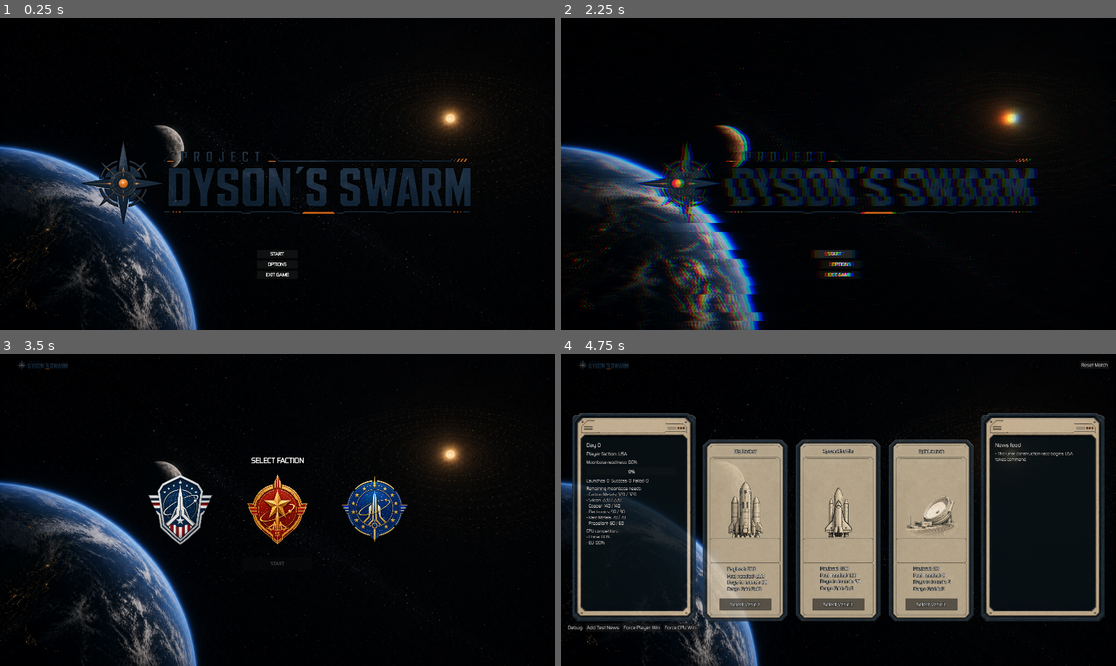
Above: before the commit, frames 1-4 (two rows, left to right).
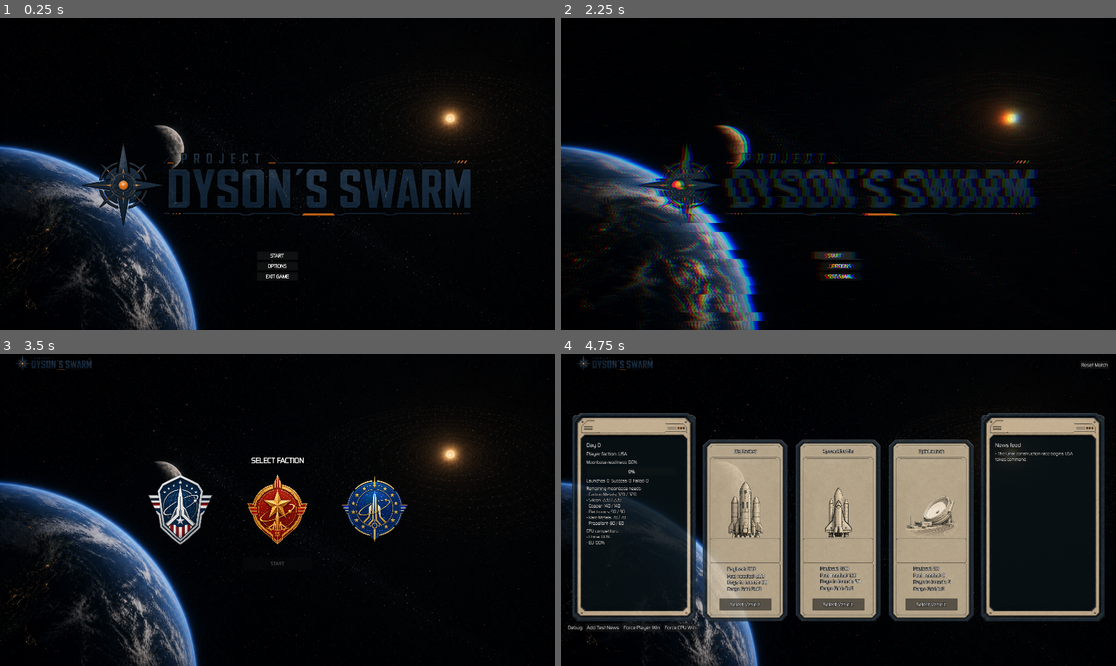
Above: after the commit, the same moments.

Repository: Geopardi00/ProjectDysonSwarm
Game: Godot game, scene res://scenes/main/Main.tscn
Two runs of this game, one before a commit and one after it. Both use one fixed random seed, a clock stepped at 60 frames per second and the inputs below. Video files are missing from this copy of the repository; at most half a second of black plays in their place. Sound files missing from this copy of the repository are replaced by a short silence.
Inputs (mouse positions are in pixels of both pictures, inside the frame that each line leads up to):
- Up to frame 1 (0.25 s): no input
- Up to frame 2 (2.25 s): click "OPTIONS" at 0.5 s; click "BACK" at 1.25 s; click "START" at 2 s
- Up to frame 3 (3.5 s): click "START" at 2.75 s
- Up to frame 4 (4.75 s): click (738, 510) at 3.52 s; click "START" at 4.25 s

The runs differ from the first frame. In frame 1, 2.2% of the frame differs, in the area x 14-85%, y 39-84%; in frame 2, 3.3%, in the area x 13-86%, y 39-84%; in frame 3, 0.2%; in frame 4, 0.2%.

Commit message:
Expose corner logo layout controls

Diff:
--- a/scenes/main/Main.gd
+++ b/scenes/main/Main.gd
@@ -13,7 +13,6 @@
 const SETTINGS_SAVE_DELAY := 0.25
 
 const SHOW_DEBUG_ACTIONS := true
-const CORNER_LOGO_SIZE := Vector2(272, 62.5)
 const LAUNCH_RESULT_MARGIN_TOP := 112
 const LAUNCH_RESULT_BUTTON_WIDTH := 220
 const LAUNCH_RESULT_BUTTON_HEIGHT := 44
@@ -64,6 +63,24 @@
 @export_range(0.0, 2.0, 0.05, "suffix:s") var opening_glitch_duration := 0.4
 @export_range(0.0, 15.0, 0.05, "suffix:s") var cutscene_explosion_time := 2.0
 
+@export_category("Corner Logo Layout")
+@export_range(-500.0, 1920.0, 1.0, "suffix:px") var corner_logo_x := 10.0:
+	set(value):
+		corner_logo_x = value
+		_update_corner_logo_layout()
+@export_range(-500.0, 1080.0, 1.0, "suffix:px") var corner_logo_y := 7.0:
+	set(value):
+		corner_logo_y = value
+		_update_corner_logo_layout()
+@export_range(20.0, 1000.0, 1.0, "suffix:px") var corner_logo_width := 272.0:
+	set(value):
+		corner_logo_width = value
+		_update_corner_logo_layout()
+@export_range(10.0, 500.0, 0.5, "suffix:px") var corner_logo_height := 62.5:
+	set(value):
+		corner_logo_height = value
+		_update_corner_logo_layout()
+
 @onready var root_margin: MarginContainer = $RootMargin
 @onready var cargo_loading_screen: Control = %CargoLoadingScreen
 
@@ -823,17 +840,23 @@
 		return
 	corner_logo = TextureRect.new()
 	corner_logo.name = "CornerLogo"
-	corner_logo.custom_minimum_size = CORNER_LOGO_SIZE
-	corner_logo.offset_left = 10.0
-	corner_logo.offset_top = 7.0
-	corner_logo.offset_right = corner_logo.offset_left + CORNER_LOGO_SIZE.x
-	corner_logo.offset_bottom = corner_logo.offset_top + CORNER_LOGO_SIZE.y
 	corner_logo.texture = texture
 	corner_logo.expand_mode = TextureRect.EXPAND_FIT_WIDTH_PROPORTIONAL
 	corner_logo.stretch_mode = TextureRect.STRETCH_KEEP_ASPECT_CENTERED
 	corner_logo.mouse_filter = Control.MOUSE_FILTER_IGNORE
 	corner_logo.visible = false
 	add_child(corner_logo)
+	_update_corner_logo_layout()
+
+
+func _update_corner_logo_layout() -> void:
+	if corner_logo == null or not is_instance_valid(corner_logo):
+		return
+	corner_logo.custom_minimum_size = Vector2(corner_logo_width, corner_logo_height)
+	corner_logo.offset_left = corner_logo_x
+	corner_logo.offset_top = corner_logo_y
+	corner_logo.offset_right = corner_logo_x + corner_logo_width
+	corner_logo.offset_bottom = corner_logo_y + corner_logo_height
 
 
 func _set_corner_logo_visible(is_visible: bool) -> void:
--- a/scenes/main/Main.tscn
+++ b/scenes/main/Main.tscn
@@ -18,12 +18,16 @@
 grow_horizontal = 2
 grow_vertical = 2
 script = ExtResource("1_main")
-opening_vertical_offset = 45.0
+opening_vertical_offset = 51.0
 opening_title_button_spacing = 0.0
 opening_title_width = 1800.0
 opening_title_height = 473.0
 opening_button_width = 141.0
 opening_button_height = 24.0
+corner_logo_x = -20.0
+corner_logo_y = -15.0
+corner_logo_width = 408.0
+corner_logo_height = 94.0
 
 [node name="RootMargin" type="MarginContainer" parent="." unique_id=755015488]
 layout_mode = 1
@@ -134,8 +138,8 @@
 anchors_preset = 15
 anchor_right = 1.0
 anchor_bottom = 1.0
-offset_top = 77.0
-offset_bottom = 77.0
+offset_top = 83.0
+offset_bottom = 83.0
 grow_horizontal = 2
 grow_vertical = 2
 theme_override_constants/separation = 0
@@ -150,12 +154,12 @@
 expand_mode = 2
 stretch_mode = 5
 
-[node name="ButtonStack" type="VBoxContainer" parent="EditorOpeningPreview/Layout"]
+[node name="ButtonStack" type="VBoxContainer" parent="EditorOpeningPreview/Layout" unique_id=510383493]
 layout_mode = 2
 size_flags_horizontal = 4
 theme_override_constants/separation = 8
 
-[node name="StartButton" type="Button" parent="EditorOpeningPreview/Layout/ButtonStack"]
+[node name="StartButton" type="Button" parent="EditorOpeningPreview/Layout/ButtonStack" unique_id=1505724276]
 custom_minimum_size = Vector2(141, 24)
 layout_mode = 2
 size_flags_horizontal = 4
@@ -163,10 +167,10 @@
 theme_override_colors/font_color = Color(1, 1, 1, 1)
 theme_override_colors/font_outline_color = Color(0, 0, 0, 1)
 theme_override_constants/outline_size = 4
-theme_override_fonts/font = SubResource("FontVariation_1rhdn")
+theme_override_fonts/font = SubResource("FontVariation_dc040")
 text = "START"
 
-[node name="OptionsButton" type="Button" parent="EditorOpeningPreview/Layout/ButtonStack"]
+[node name="OptionsButton" type="Button" parent="EditorOpeningPreview/Layout/ButtonStack" unique_id=1886465872]
 custom_minimum_size = Vector2(141, 24)
 layout_mode = 2
 size_flags_horizontal = 4
@@ -174,10 +178,10 @@
 theme_override_colors/font_color = Color(1, 1, 1, 1)
 theme_override_colors/font_outline_color = Color(0, 0, 0, 1)
 theme_override_constants/outline_size = 4
-theme_override_fonts/font = SubResource("FontVariation_1rhdn")
+theme_override_fonts/font = SubResource("FontVariation_dc040")
 text = "OPTIONS"
 
-[node name="ExitButton" type="Button" parent="EditorOpeningPreview/Layout/ButtonStack"]
+[node name="ExitButton" type="Button" parent="EditorOpeningPreview/Layout/ButtonStack" unique_id=2124917468]
 custom_minimum_size = Vector2(141, 24)
 layout_mode = 2
 size_flags_horizontal = 4
--- a/scripts/tests/OpeningCutsceneSmokeTest.gd
+++ b/scripts/tests/OpeningCutsceneSmokeTest.gd
@@ -16,6 +16,13 @@
 	main.size = Vector2(1920, 1080)
 	await process_frame
 	await process_frame
+	main.corner_logo_x = 18.0
+	main.corner_logo_y = 14.0
+	main.corner_logo_width = 300.0
+	main.corner_logo_height = 70.0
+	if main.corner_logo.position != Vector2(18.0, 14.0) or main.corner_logo.size != Vector2(300.0, 70.0):
+		_fail("Corner Logo Layout Inspector controls did not update the runtime logo.")
+		return
 	main.get_node("EditorOpeningPreview").visible = true
 	await process_frame
 
Not shown: 2 places in scenes/main/Main.tscn that only renumber resources
